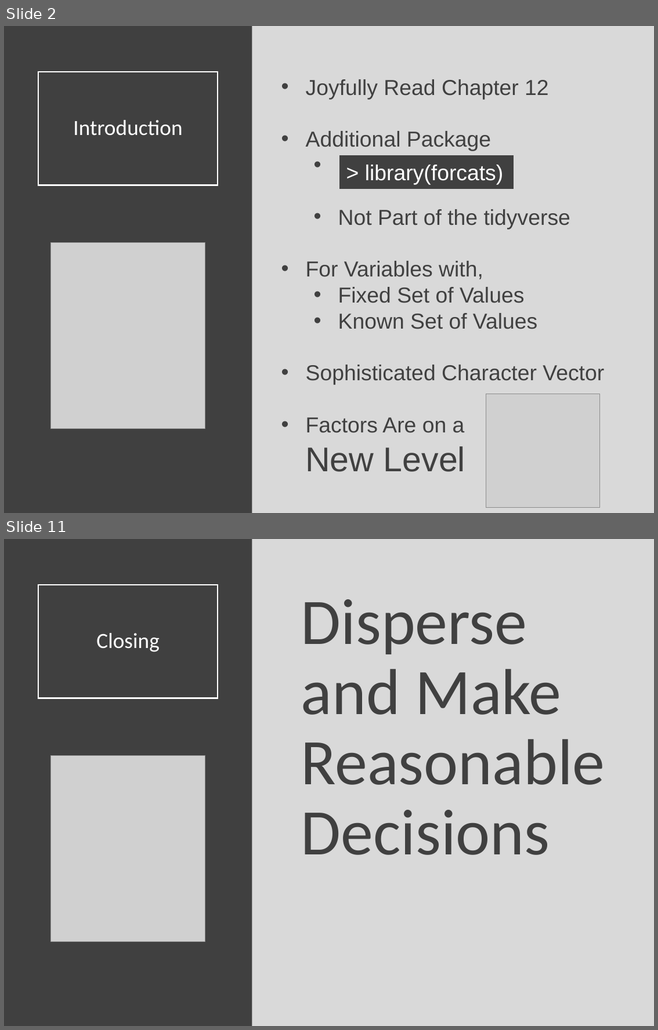
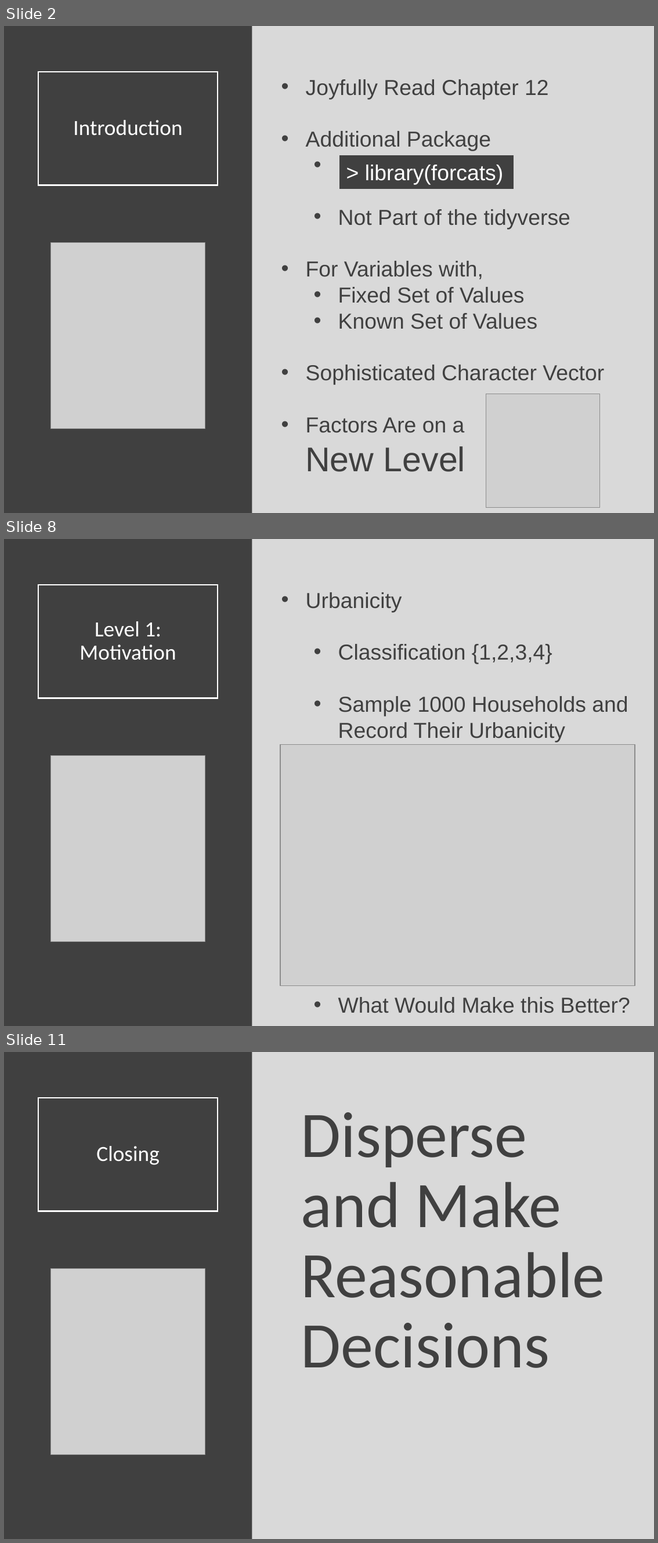
Before and after one commit to Yixf-Self/STOR320_WEBSITE, a slide deck: Lecture/Lecture 17/Lecture 17.pptx. Shown one above the other, each under a label of ours: slides 2 and 11 before the commit, slides 2, 8 and 11 after it; the slides between them are not shown. The pictures are 658x1030 and 658x1543 pixels, drawn with LibreOffice and Linux fonts; fonts in the diff are those of the drawing; grey boxes stand for pictures. Boxes give left, top, right and bottom in pixels: in the first picture for what was removed or moved away, otherwise in the second. Text is boxed around its words. In the diff, an @@ line names an element or a change of style, - is before the commit and + after.

```diff
--- a/Lecture/Lecture 17/Lecture 17.pptx
+++ b/Lecture/Lecture 17/Lecture 17.pptx
@@ slide 8 added at (x1=4, y1=539, x2=654, y2=1026), background #D9D9D9 @@
@@ rectangle added at (x1=4, y1=539, x2=252, y2=1026), fill #404040 @@
@@ title added at (x1=38, y1=584, x2=217, y2=698), outline #FFFFFF 1.5 pt, 24 pt, text #FFFFFF @@
+Level 1: Motivation
@@ text added at (x1=306, y1=592, x2=630, y2=1013), 24 pt, text #404040 @@
+• Urbanicity
+  • Classification {1,2,3,4}
+  • Sample 1000 Households and Record Their Urbanicity
+  • What Would Make this Better?
@@ picture added at (x1=280, y1=745, x2=635, y2=986) @@
@@ picture added at (x1=51, y1=755, x2=205, y2=942) @@
```
Also in this commit, not shown: 1 slide changed, 6 other slides added, 7 slides removed, 5 other files.
